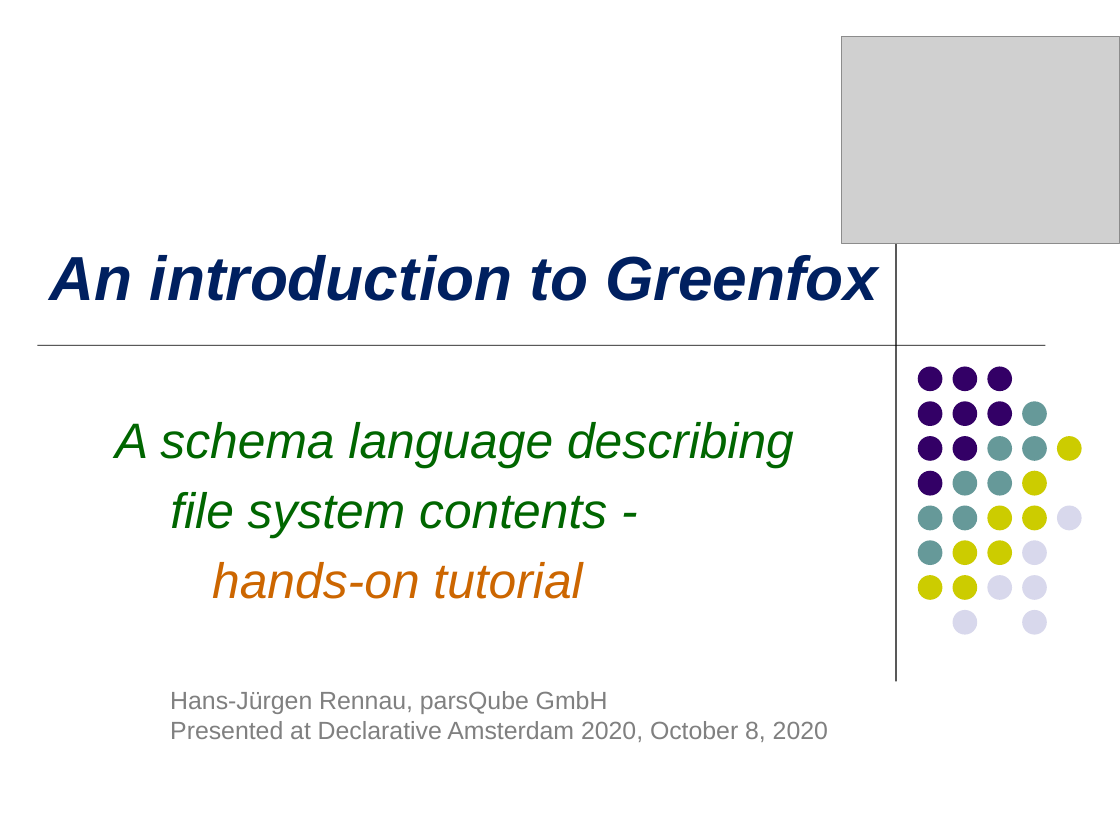
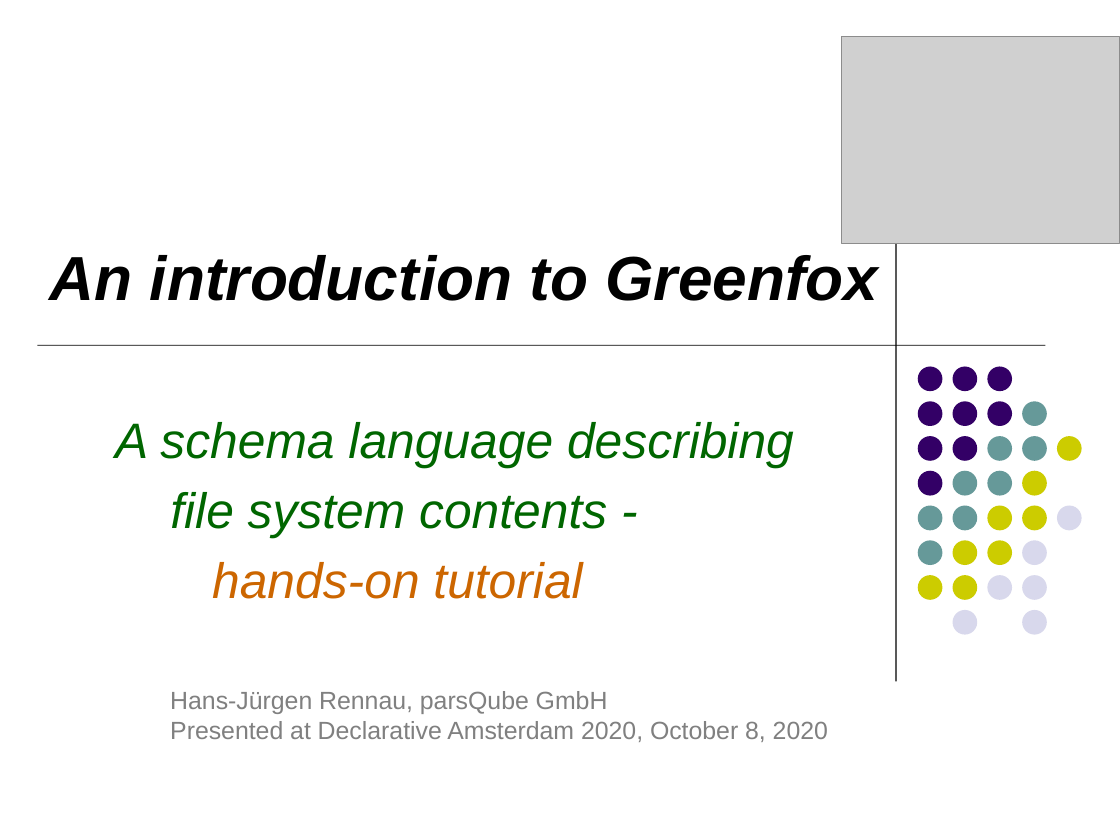
Before and after one commit to hrennau/greenfox, a slide deck: slide 1 of declarative-amsterdam-2020/an-introduction-to-greenfox/introduction-to-greenfox-part1.pptx. Drawn at 1120x840 pixels with LibreOffice and Linux fonts; fonts in the diff are those of the drawing; grey boxes stand for pictures. Boxes give left, top, right and bottom in pixels: in the first picture for what was removed or moved away, otherwise in the second. Text is boxed around its words. In the diff, an @@ line names an element or a change of style, - is before the commit and + after.

```diff
--- a/declarative-amsterdam-2020/an-introduction-to-greenfox/introduction-to-greenfox-part1.pptx
+++ b/declarative-amsterdam-2020/an-introduction-to-greenfox/introduction-to-greenfox-part1.pptx
@@ title "An introduction to Greenfox" at box(50, 255, 878, 301): text colour #002060 to #000000 @@
```
Also in this commit, not shown: 8 other slides changed, 8 slides added, 2 other files.
